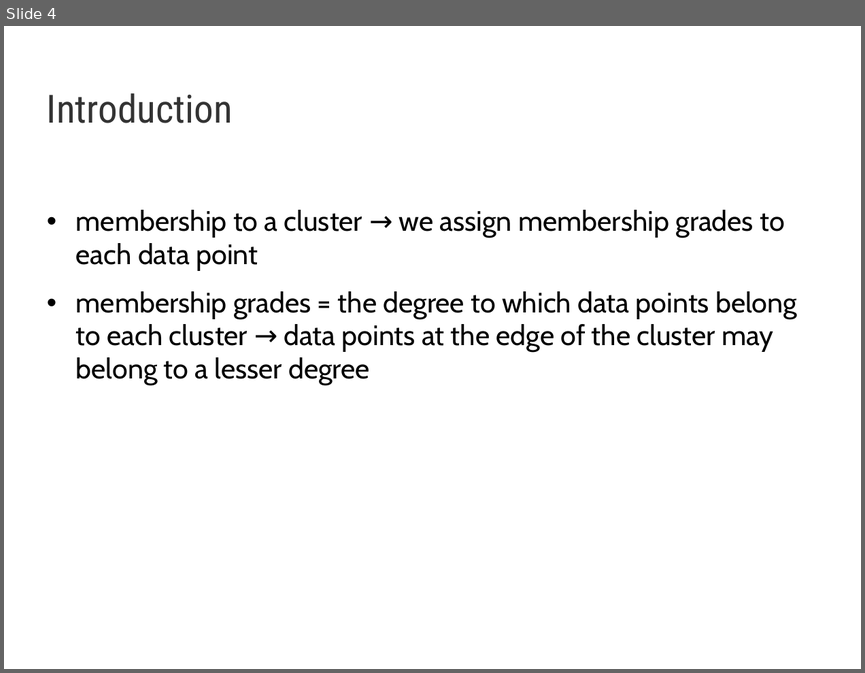
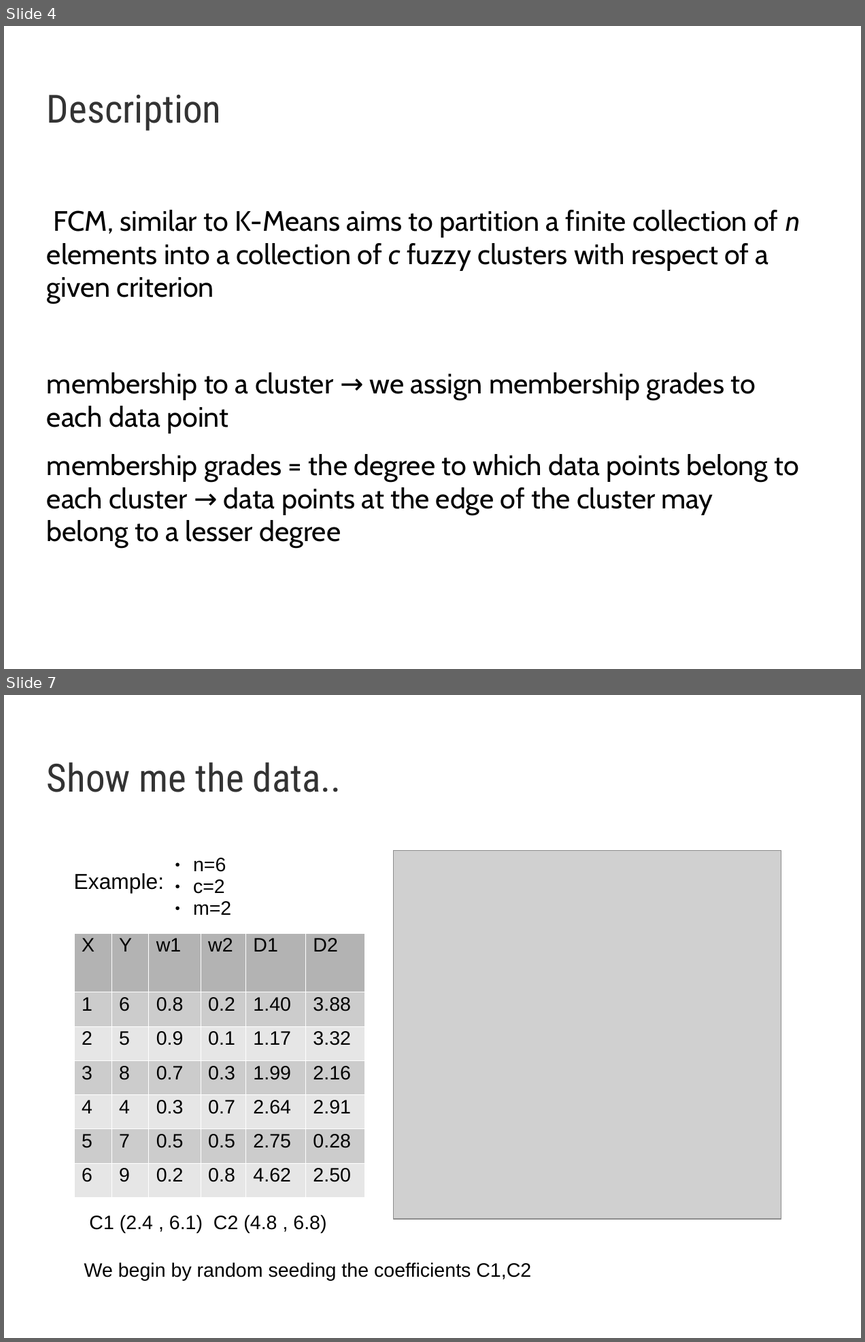
Before and after one commit to AndyTheFactory/DM, a slide deck: Prezentare/FCM.ppt. Shown one above the other, each under a label of ours: slide 4 before the commit, slides 4 and 7 after it; the slides between them are not shown. The pictures are 865x673 and 865x1342 pixels, drawn with LibreOffice and Linux fonts; fonts in the diff are those of the drawing; grey boxes stand for pictures; background and template pictures are left out. Boxes give left, top, right and bottom in pixels: in the first picture for what was removed or moved away, otherwise in the second. Text is boxed around its words. In the diff, an @@ line names an element or a change of style, - is before the commit and + after.

```diff
--- a/Prezentare/FCM.ppt
+++ b/Prezentare/FCM.ppt
@@ slide 7 added at <box>4,695,861,1338</box>, background picture (left out) @@
@@ text added at <box>47,762,341,792</box>, 36 pt, text #333333 @@
+Show me the data..
@@ text added at <box>193,858,231,915</box>, 18 pt, text #000000 @@
+● n=6
+● c=2
+● m=2
@@ picture added at <box>394,851,781,1219</box> @@
@@ text added at <box>74,873,164,893</box>, 20 pt, text #000000 @@
+Example:
@@ table added at <box>74,933,365,1198</box>, 7 rows, 6 columns @@
+X | Y | w1 | w2 | D1 | D2
+1 | 6 | 0.8 | 0.2 | 1.40 | 3.88
+2 | 5 | 0.9 | 0.1 | 1.17 | 3.32
+3 | 8 | 0.7 | 0.3 | 1.99 | 2.16
+4 | 4 | 0.3 | 0.7 | 2.64 | 2.91
+5 | 7 | 0.5 | 0.5 | 2.75 | 0.28
+6 | 9 | 0.2 | 0.8 | 4.62 | 2.50
@@ text added at <box>89,1215,326,1233</box>, 18 pt, text #000000 @@
+C1 (2.4 , 6.1) C2 (4.8 , 6.8)
@@ text added at <box>84,1262,531,1280</box>, 18 pt, text #000000 @@
+We begin by random seeding the coefficients C1,C2
@@ slide 4 changed as well @@
@@ text at <box>47,95,222,131</box>: text changed @@
-Introduction
+Description
@@ text at <box>47,210,800,303</box>: paragraph added @@
+FCM, similar to K-Means aims to partition a finite collection of n elements into a collection of c fuzzy clusters with respect of a given criterion
@@ text at <box>47,372,799,548</box>: bullet • to none @@
```
Also in this commit, not shown: 3 other slides changed, 2 other slides added, 2 other files.
